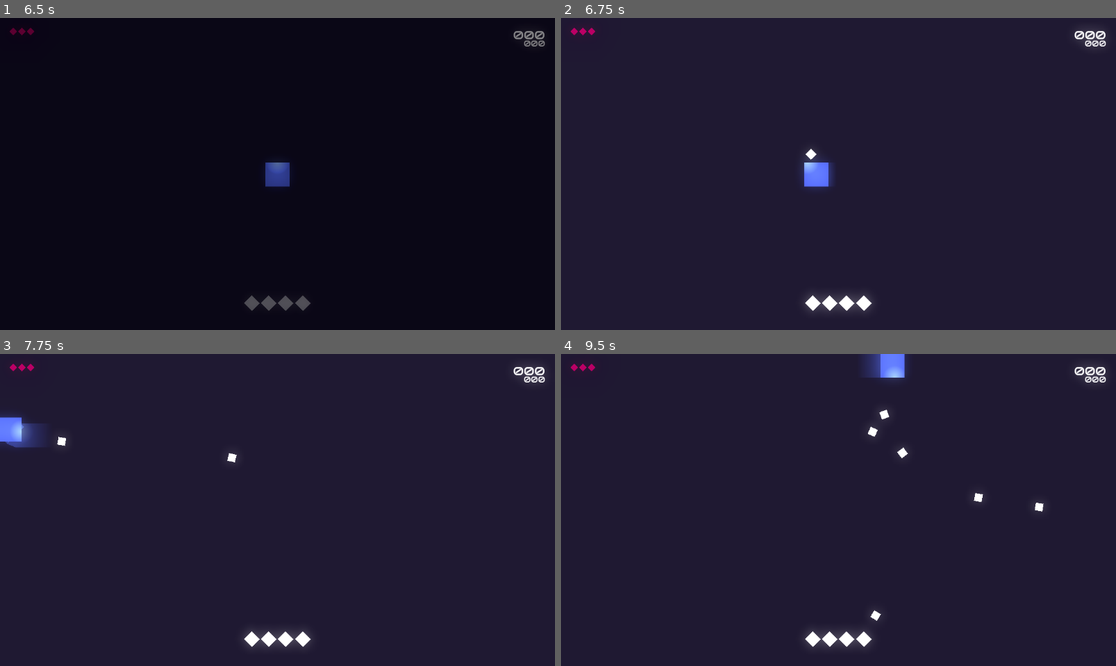
Above: before the commit, frames 1-4 (two rows, left to right).
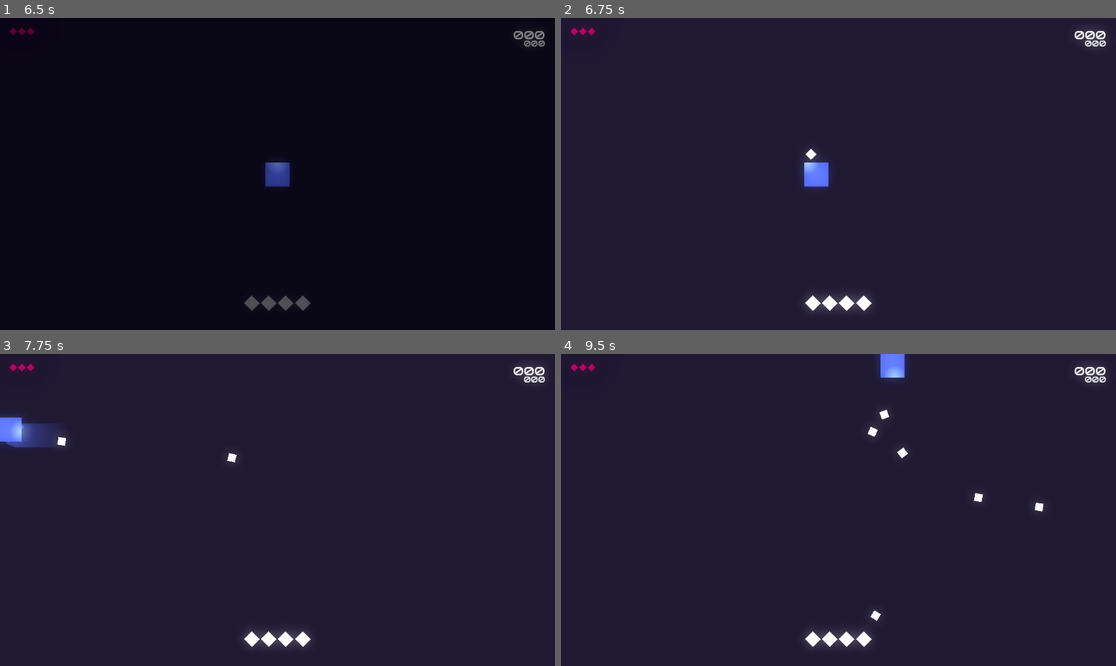
Above: after the commit, the same moments.

Repository: matheusmondenez/my-first-platform-game
Game: Godot game, scene res://wave_shooter/ui/main_menu.tscn
Two runs of this game, one before a commit and one after it. Both use one fixed random seed, a clock stepped at 60 frames per second and the inputs below.
Inputs (mouse positions are in pixels of both pictures, inside the frame that each line leads up to):
- Up to frame 1 (6.5 s): click "START" at 0.5 s; tap Enter at 1.25, 4.25 s; move the mouse to (399, 158) at 1.27 s; press the mouse at (399, 158) at 1.28 s; hold D (right) 1.28-2.78 s; tap Space (dash) at 1.35, 2.3, 2.85, 3.5, 3.8, 4.35, 5, 5.3, 5.85 s; tap W (up) at 1.52, 2.27, 3.77, 4.52, 5.27 s; move the mouse to (166, 189) at 2.02 s; release the mouse at (166, 189) at 2.03 s; click (166, 189) at 2.1 s; move the mouse to (333, 105) at 2.77 s; press the mouse at (333, 105) at 2.78 s; hold A (left) 2.78-3.53 s; move the mouse to (249, 236) at 3.52 s; release the mouse at (249, 236) at 3.53 s; hold D (right) 3.53-5.03 s; click (249, 236) at 3.6 s; move the mouse to (444, 220) at 4.27 s; press the mouse at (444, 220) at 4.28 s; move the mouse to (111, 127) at 5.02 s; release the mouse at (111, 127) at 5.03 s; hold A (left) 5.03-5.78 s; click (111, 127) at 5.1 s; move the mouse to (305, 174) at 5.77 s; press the mouse at (305, 174) at 5.78 s; hold D (right) from 5.78 s (still down)
- Up to frame 2 (6.75 s): tap Enter at 6.5 s; move the mouse to (755, 96) at 6.52 s; release D (right) at 6.53 s; release the mouse at (755, 96) at 6.53 s; hold A (left) from 6.53 s (still down); click (755, 96) at 6.6 s
- Up to frame 3 (7.75 s): keep holding A (left); tap W (up) at 6.77, 7.52 s; tap Space (dash) at 6.8, 7.35 s; move the mouse to (399, 494) at 7.27 s; press the mouse at (399, 494) at 7.28 s
- Up to frame 4 (9.5 s): move the mouse to (727, 525) at 8.02 s; release A (left) at 8.03 s; release the mouse at (727, 525) at 8.03 s; hold D (right) from 8.03 s (still down); click (727, 525) at 8.1 s; tap W (up) at 8.27 s; tap Space (dash) at 8.3, 8.85 s; move the mouse to (894, 441) at 8.77 s; press the mouse at (894, 441) at 8.78 s

Frame 1 is identical in both runs. In frame 2, less than 0.1% of the frame differs, in the area x 48-49%, y 46-54%; in frame 3, 0.2%; in frame 4, 0.2%, in the area x 54-58%, y 0-8%.

Commit message:
improves dash trail

Diff:
--- a/wave_shooter/entities/player/player.gd
+++ b/wave_shooter/entities/player/player.gd
@@ -59,11 +59,12 @@
 	direction = Input.get_vector("left", "right", "up", "down")
 	global_position = Vector2(clamp(global_position.x, 24, 1127), clamp(global_position.y, 24, 624))
 	global_position += speed * direction * delta
-	$Trail/Line.add_point(global_position)
-	$Trail/Line.remove_point($Trail/Line.points.size() - 20)
 
 func dash(delta) -> void:
+	$Trail.visible = true
 	create_tween().tween_property(self, "global_position", global_position + dash_speed * direction * delta, 0.1)
+	await get_tree().create_timer(0.5).timeout
+	$Trail.visible = false
 
 func shot() -> void:
 	Global.instance_node(PROJECTILE_TSCN, global_position, Global.parent_node_creation)
--- a/wave_shooter/entities/player/player.tscn
+++ b/wave_shooter/entities/player/player.tscn
@@ -1,12 +1,13 @@
-[gd_scene load_steps=5 format=3 uid="uid://55q8dyag7rwi"]
+[gd_scene load_steps=6 format=3 uid="uid://55q8dyag7rwi"]
 
 [ext_resource type="Script" path="res://wave_shooter/entities/player/player.gd" id="1_lb8tn"]
 [ext_resource type="Texture2D" uid="uid://e4n6v37oasge" path="res://wave_shooter/assets/ui/light.png" id="2_sejr8"]
+[ext_resource type="PackedScene" uid="uid://w7tys8q5tlwc" path="res://wave_shooter/fx/trail.tscn" id="3_nie46"]
 
 [sub_resource type="RectangleShape2D" id="RectangleShape2D_8i6sj"]
 size = Vector2(50, 50)
 
-[sub_resource type="Gradient" id="Gradient_q3fte"]
+[sub_resource type="Gradient" id="Gradient_bgrt0"]
 colors = PackedColorArray(0.290196, 0.372549, 0.866667, 0, 0.290196, 0.372549, 0.866667, 0.501961)
 
 [node name="Player" type="Polygon2D"]
@@ -26,18 +27,17 @@
 wait_time = 0.2
 one_shot = true
 
-[node name="Trail" type="Node" parent="."]
-
-[node name="Line" type="Line2D" parent="Trail"]
-z_index = -1
-width = 50.0
-default_color = Color(0.290196, 0.372549, 0.866667, 0.501961)
-gradient = SubResource("Gradient_q3fte")
-
 [node name="PointLight2D" type="PointLight2D" parent="."]
 position = Vector2(0, -25)
 scale = Vector2(0.0976562, 0.0976562)
 texture = ExtResource("2_sejr8")
 
+[node name="Trail" parent="." instance=ExtResource("3_nie46")]
+visible = false
+width = 50.0
+default_color = Color(0.290196, 0.372549, 0.866667, 1)
+gradient = SubResource("Gradient_bgrt0")
+length = 20
+
 [connection signal="area_entered" from="Area2D" to="." method="_on_area_2d_area_entered"]
 [connection signal="timeout" from="Timer" to="." method="_on_timer_timeout"]
--- /dev/null
+++ b/wave_shooter/fx/trail.gd
@@ -0,0 +1,12 @@
+extends Line2D
+
+@export var length: int = 50
+var speed: Vector2 = Vector2.ZERO
+
+func _process(delta: float) -> void:
+	global_position = Vector2.ZERO
+	global_rotation = 0
+	speed = get_parent().global_position
+	add_point(speed)
+	while get_point_count() > length:
+		remove_point(0)
--- /dev/null
+++ b/wave_shooter/fx/trail.tscn
@@ -0,0 +1,6 @@
+[gd_scene load_steps=2 format=3 uid="uid://w7tys8q5tlwc"]
+
+[ext_resource type="Script" path="res://wave_shooter/fx/trail.gd" id="1_cvfuv"]
+
+[node name="Trail" type="Line2D"]
+script = ExtResource("1_cvfuv")
